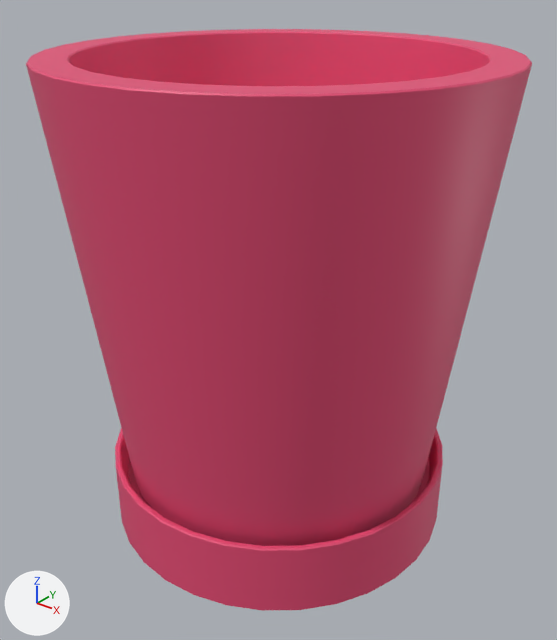
Before and after pictures for a commit that changed the FBX model ZTGKEngine/res/models/zagadka_kwiaty/donica_czerwona.fbx.
Camera for both pictures: a 50 mm lens placed at (-9.727, -7.822, 2.141), pointed at (-11.182, -6.002, 1.013). The lights are fixed; the arrows at lower left show +X, +Y and +Z. Where no turn or scale is listed for an object, it has been applied to the vertices.

The first picture shows 'donica.004'.
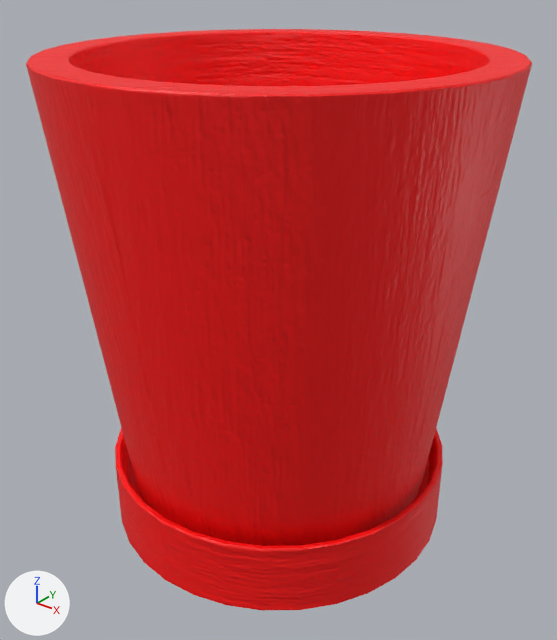
The newer file is also turned or shifted as a whole; pictures and numbers use the older file's frame.

The edits, one by one:
Picture 'doniczka_diffuse.png' (img_doniczka_diffuse_png) is new.
Picture 'doniczka_normal.png' (img_doniczka_normal_png) is new.
Material 'czerw' (mat_czerw) is new.
Uses the picture img_doniczka_diffuse_png.
Uses the picture img_doniczka_normal_png.
me_cylinder_004 has 866 vertices, 864 faces and spans x -0.7..0.7, y -0.7..0.7, z -0.91..0.7.
me_cylinder_004 no longer uses material mat_paski_doniczkowe_czerwone (pink #e74b75).
me_cylinder_004 now uses material mat_czerw.

Pixel boxes [x1, y1, x2, y2] of what changed, in the pictures (557 x 640 px):
'donica.004', recoloured (pink to red)
    both: [26, 29, 532, 610]
